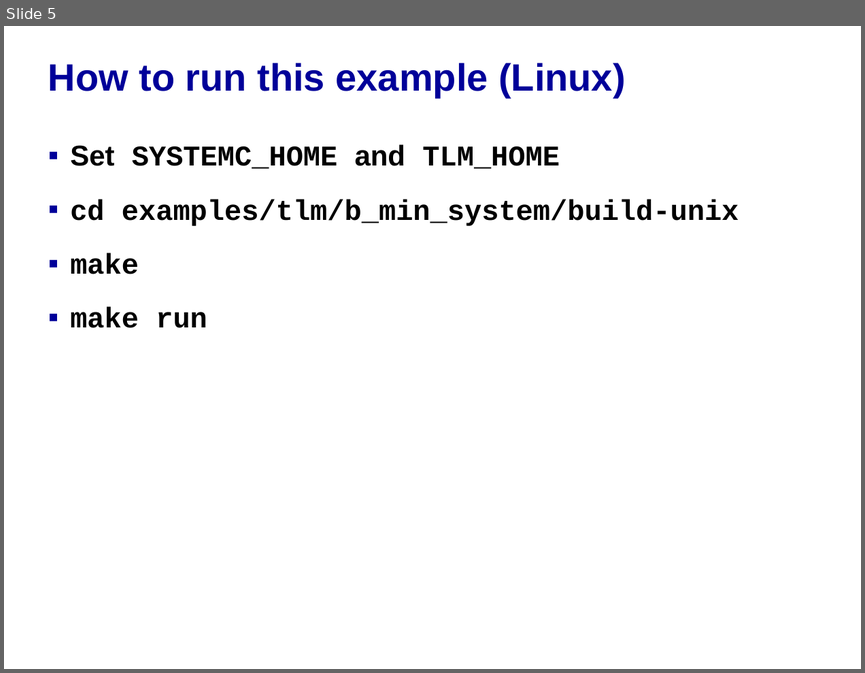
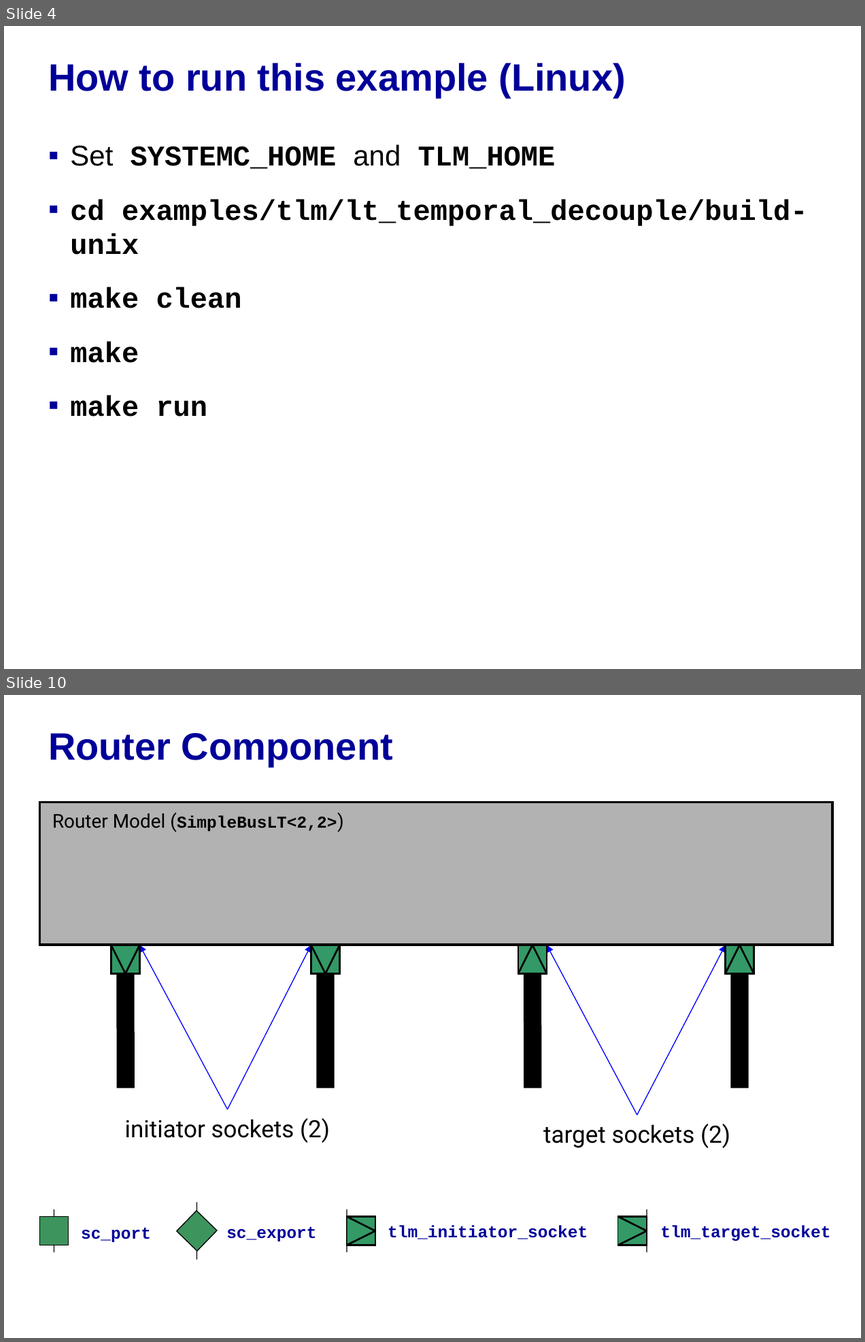
Before and after one commit to accellera-official/systemc, a slide deck: examples/tlm/lt_temporal_decouple/docs/lt_temporal_decouple_example.ppt. Shown one above the other, each under a label of ours: slide 5 before the commit, slides 4 and 10 after it; the slides between them are not shown. The pictures are 865x673 and 865x1342 pixels, drawn with LibreOffice and Linux fonts; fonts in the diff are those of the drawing; background and template pictures are left out. Boxes give left, top, right and bottom in pixels: in the first picture for what was removed or moved away, otherwise in the second. Text is boxed around its words. In the diff, an @@ line names an element or a change of style, - is before the commit and + after.

Commit message:
update of temporal decoupling example ppt

```diff
--- a/examples/tlm/lt_temporal_decouple/docs/lt_temporal_decouple_example.ppt
+++ b/examples/tlm/lt_temporal_decouple/docs/lt_temporal_decouple_example.ppt
@@ slide 10 added at bbox=[4, 695, 861, 1338], background picture (left out) @@
@@ title added at bbox=[48, 733, 393, 767], 32 pt, text #000099, bold @@
+Router Component
@@ group added at bbox=[40, 802, 832, 1148]: 12 lines, 5 rectangles, 4 arrows, 3 texts @@
+Router Model (SimpleBusLT<2,2>)
+target sockets (2)
+initiator sockets (2)
@@ group added at bbox=[40, 1202, 830, 1259]: 4 texts, 4 rectangles, 4 lines, 2 freeform shapes @@
+tlm_initiator_socket
+tlm_target_socket
+sc_port
+sc_export
@@ what was slide 5 is now slide 4 @@
@@ slide 4 changed as well @@
@@ text at bbox=[70, 144, 555, 169]: bold off in "Set and" @@
@@ text at bbox=[70, 199, 807, 308]: text changed @@
-▪ cd examples/tlm/b_min_system/build-unix
+▪ cd examples/tlm/lt_temporal_decouple/build-unix
+▪ make clean
```
Also in this commit, not shown: 8 other slides added, 5 slides removed.
